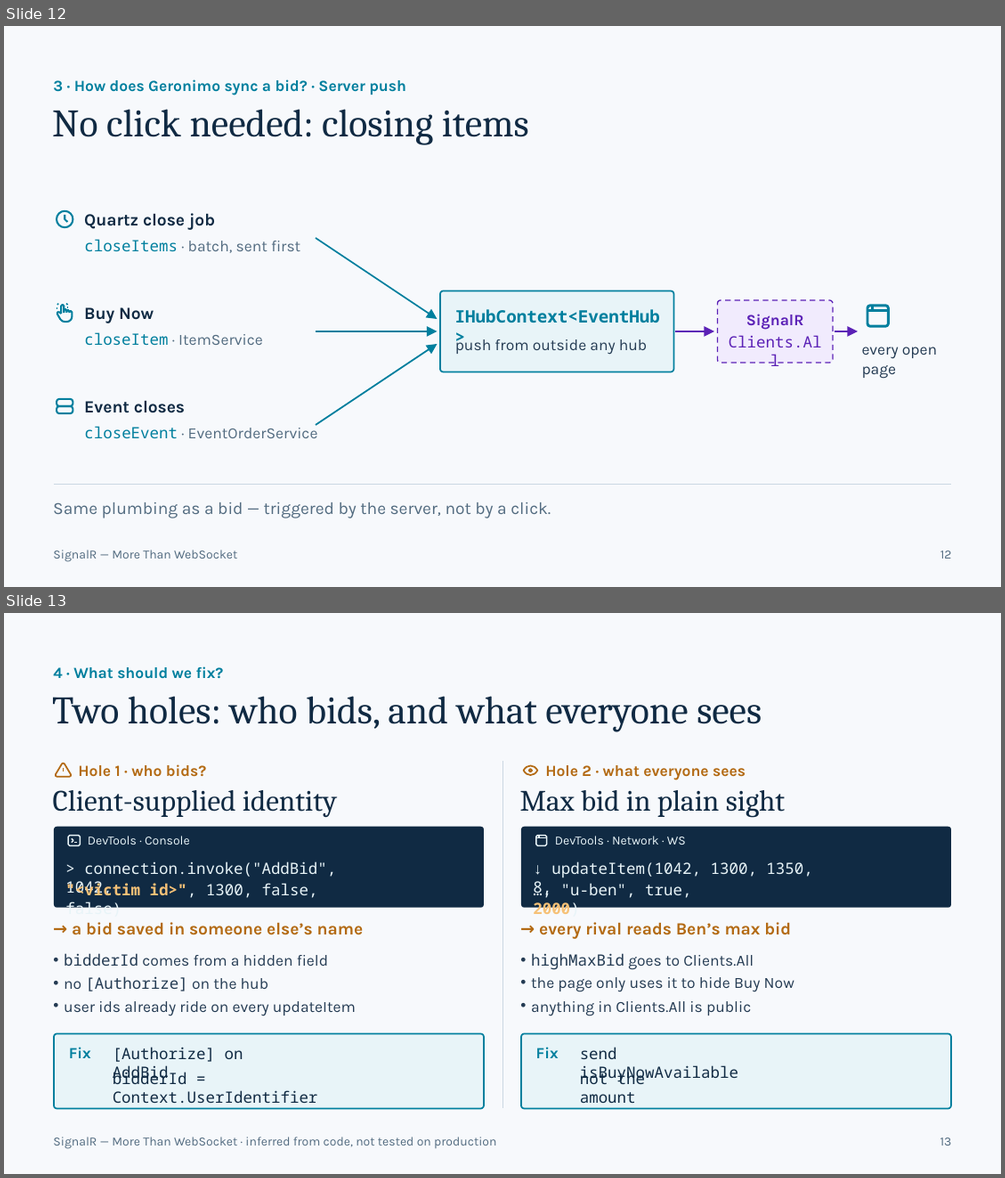
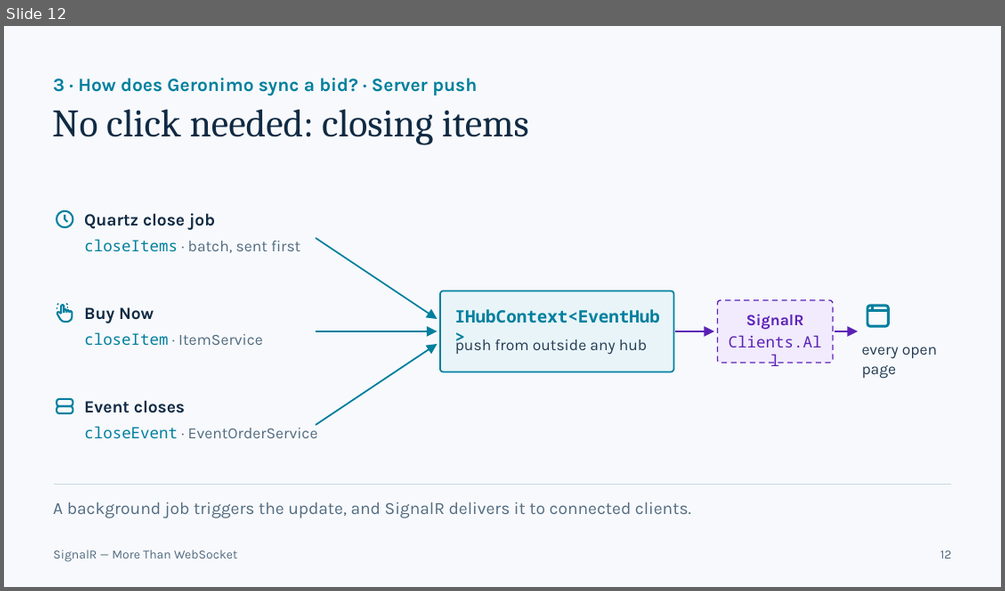
Before and after one commit to Daniiislo/TechSharing, a slide deck: SignalR/presentation/SignalR - More Than WebSocket.pptx. Shown one above the other, each under a label of ours: slides 12 and 13 before the commit, slide 12 after it. The pictures are 1005x1178 and 1005x591 pixels, drawn with LibreOffice and Linux fonts; fonts in the diff are those of the drawing. Boxes give left, top, right and bottom in pixels: in the first picture for what was removed or moved away, otherwise in the second. Text is boxed around its words. In the diff, an @@ line names an element or a change of style, - is before the commit and + after.

```diff
--- a/SignalR/presentation/SignalR - More Than WebSocket.pptx
+++ b/SignalR/presentation/SignalR - More Than WebSocket.pptx
@@ slide 13 removed at <box>4,613,1001,1174</box>, background #F7F9FC @@
@@ text removed at <box>53,666,224,679</box> @@
-4 · What should we fix?
@@ text removed at <box>52,696,761,732</box> @@
-Two holes: who bids, and what everyone sees
@@ freeform shape removed at <box>502,761,503,1109</box> @@
@@ group removed at <box>53,763,484,1108</box>: 12 texts, 6 freeform shapes, 2 rounded rectangles @@
-Hole 1 · who bids?
-Client-supplied identity
-DevTools · Console
-> connection.invoke("AddBid", 1042,
-"<victim id>", 1300, false, false)
-→ a bid saved in someone else’s name
-• bidderId comes from a hidden field
-• no [Authorize] on the hub
-• user ids already ride on every updateItem
-Fix
-[Authorize] on AddBid
-bidderId = Context.UserIdentifier
@@ group removed at <box>520,765,952,1108</box>: 12 texts, 5 freeform shapes, 2 rounded rectangles @@
-Hole 2 · what everyone sees
-Max bid in plain sight
-DevTools · Network · WS
-↓ updateItem(1042, 1300, 1350, 8,
-…, "u-ben", true, 2000)
-→ every rival reads Ben’s max bid
-• highMaxBid goes to Clients.All
-• the page only uses it to hide Buy Now
-• anything in Clients.All is public
-Fix
-send isBuyNowAvailable
-not the amount
@@ text removed at <box>53,1136,496,1149</box> @@
-SignalR — More Than WebSocket · inferred from code, not tested on production
@@ text removed at <box>940,1137,952,1145</box> @@
-13
@@ slide 12 changed as well @@
@@ text "3 · How does Geronimo ..." at <box>53,78,477,96</box>: size 15 to 18 pt @@
@@ text at <box>53,502,691,518</box>: text changed @@
-Same plumbing as a bid — triggered by the server, not by a click.
+A background job triggers the update, and SignalR delivers it to connected clients.
```
Also in this commit, not shown: 12 other slides changed, 2 slides added, 1 other slide removed, 38 other files.
